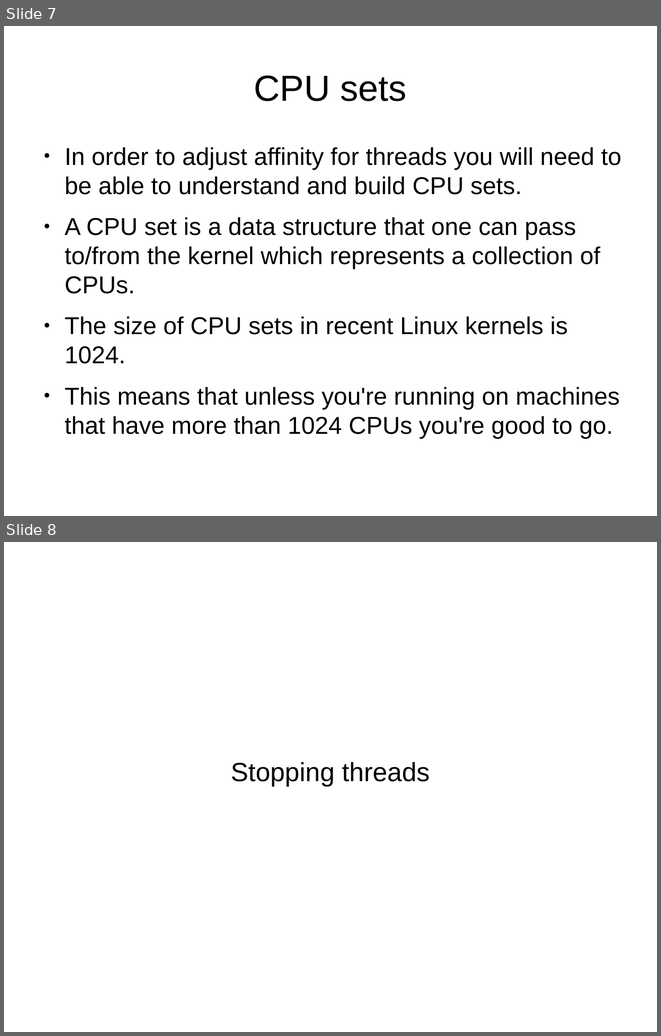
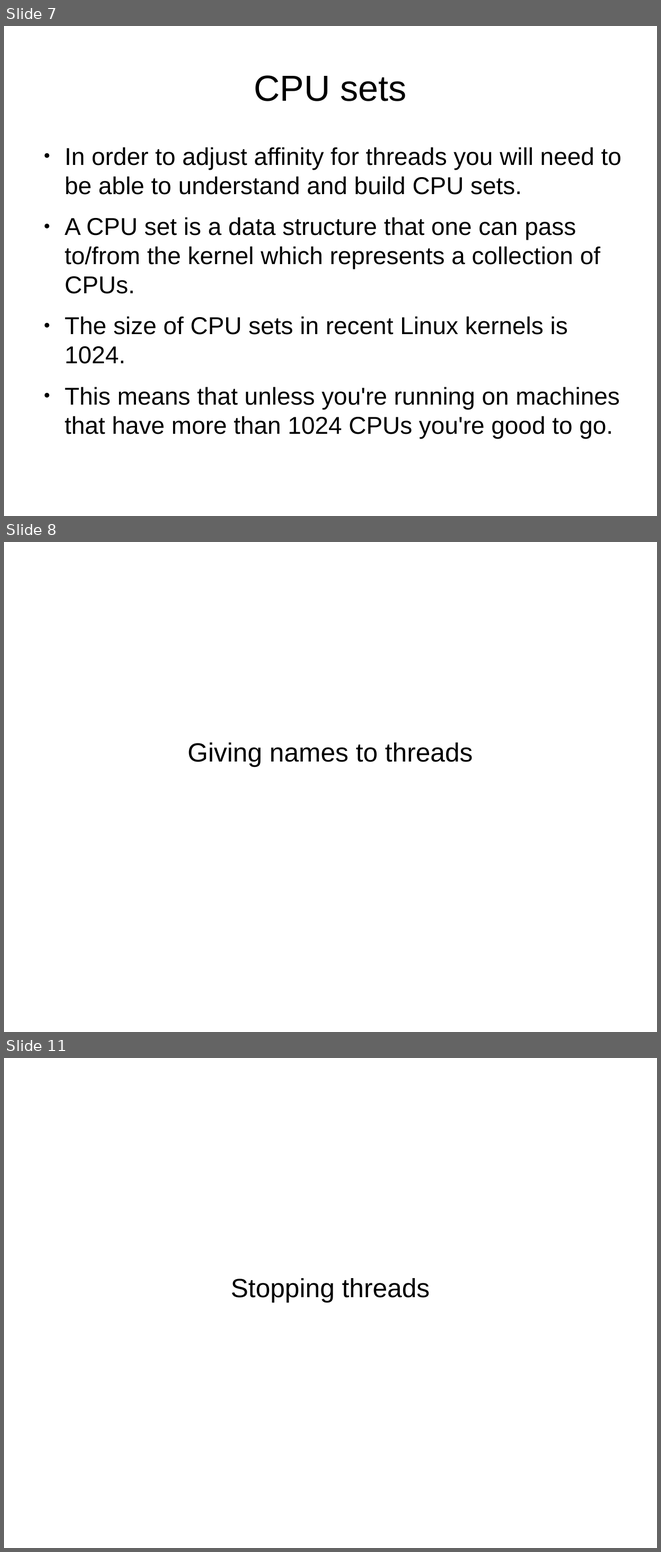
Before and after one commit to kalmuthu/slides, a slide deck: odp/pthreads_linux.odp. Shown one above the other, each under a label of ours: slides 7 and 8 before the commit, slides 7, 8 and 11 after it; the slides between them are not shown. The pictures are 661x1036 and 661x1552 pixels, drawn with LibreOffice and Linux fonts; fonts in the diff are those of the drawing. Boxes give left, top, right and bottom in pixels: in the first picture for what was removed or moved away, otherwise in the second. Text is boxed around its words. In the diff, an @@ line names an element or a change of style, - is before the commit and + after.

```diff
--- a/odp/pthreads_linux.odp
+++ b/odp/pthreads_linux.odp
@@ slide 8 added at [4,542,657,1032], background #FFFFFF @@
@@ subtitle added at [187,742,473,766], 32 pt, text #000000 @@
+Giving names to threads
@@ what was slide 8 is now slide 11 @@
```
Also in this commit, not shown: 10 other slides added.
